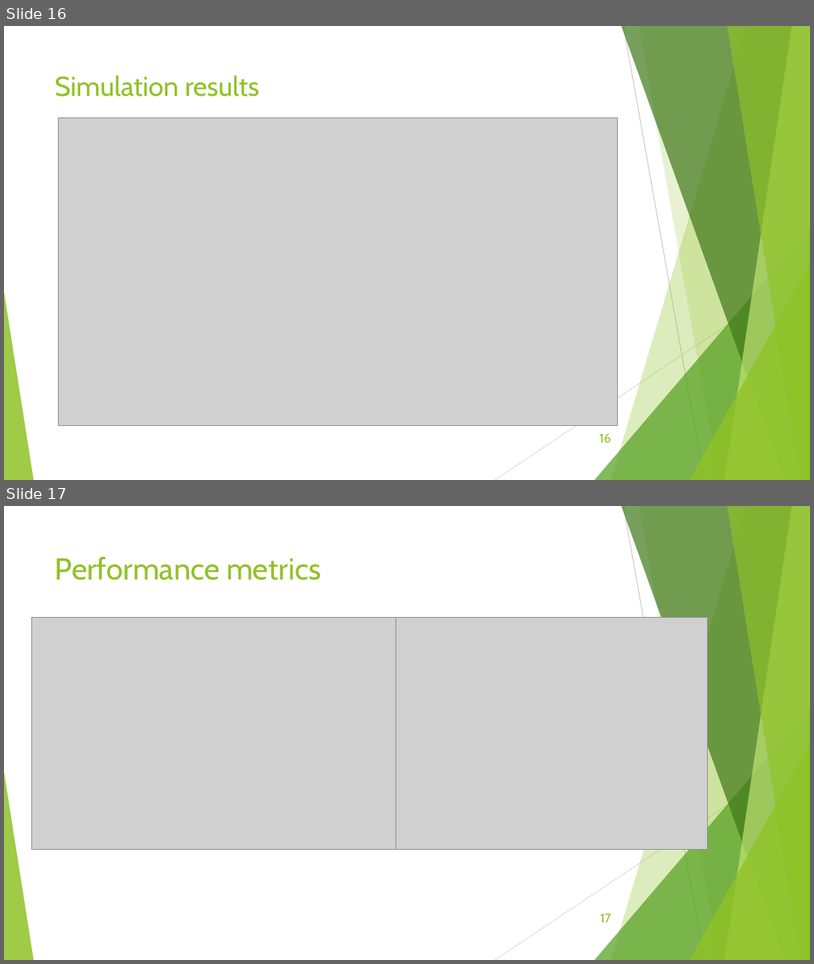
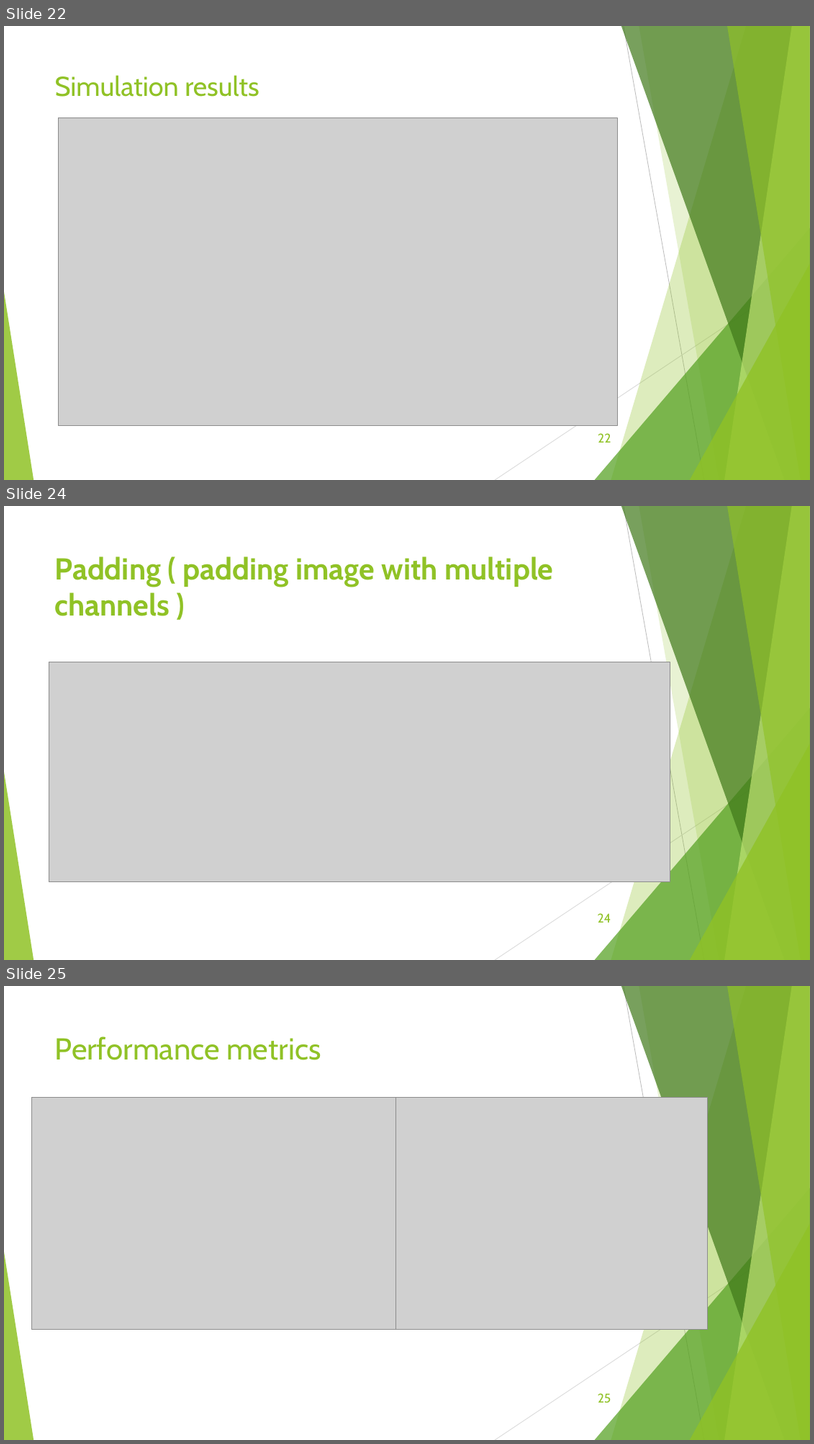
Before and after one commit to Ramy-osama/Hardware-FasterRCNN, a slide deck: Documentation/6-13-2020.pptx. Shown one above the other, each under a label of ours: slides 16 and 17 before the commit, slides 22, 24 and 25 after it; the slides between them are not shown. The pictures are 814x964 and 814x1444 pixels, drawn with LibreOffice and Linux fonts; fonts in the diff are those of the drawing; grey boxes stand for pictures. Boxes give left, top, right and bottom in pixels: in the first picture for what was removed or moved away, otherwise in the second. Text is boxed around its words. In the diff, an @@ line names an element or a change of style, - is before the commit and + after.

```diff
--- a/Documentation/6-13-2020.pptx
+++ b/Documentation/6-13-2020.pptx
@@ slide 24 added at [4,506,810,960], background #FFFFFF; not listed: 10 template elements that a slide beside it also shows @@
@@ title added at [55,556,553,616], 36 pt, text #90C226, bold @@
+Padding ( padding image with multiple channels )
@@ picture added at [49,662,670,883] @@
@@ page number added at [598,913,612,922], 15 pt, text #90C226 @@
+24
@@ what was slide 16 is now slide 22 @@
@@ page number at [598,433,611,442]: text changed @@
-16
+22
@@ what was slide 17 is now slide 25 @@
@@ page number at [598,1393,612,1403]: text changed @@
-17
+25
```
Also in this commit, not shown: 14 slides changed, 23 other slides added, 1 slide removed, 14 other files.
